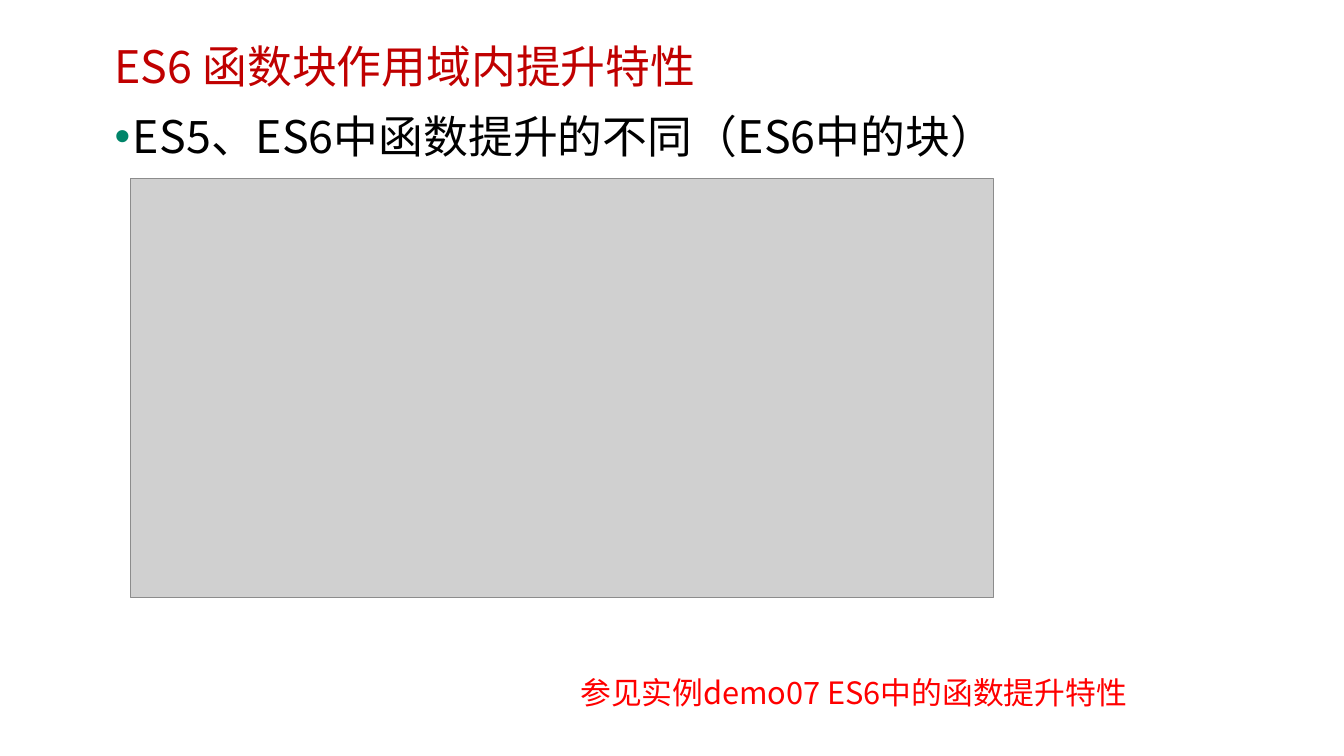
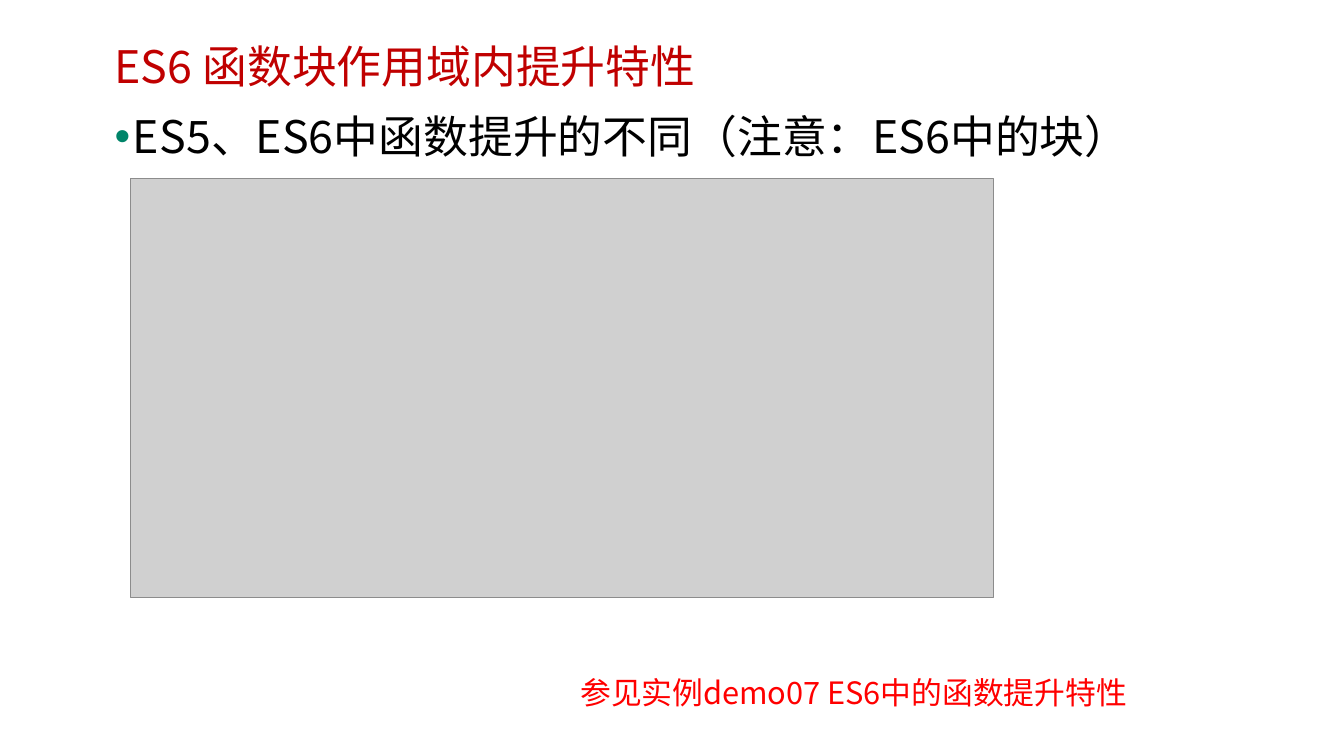
Before and after one commit to edu2act/course-javascript-advanced, a slide deck: slide 14 of 课程PPT/13.ECMAScript 6 一.pptx (slide 13 before the commit). Drawn at 1344x756 pixels with LibreOffice and Linux fonts; fonts in the diff are those of the drawing; grey boxes stand for pictures; background and template pictures are left out. Boxes give left, top, right and bottom in pixels: in the first picture for what was removed or moved away, otherwise in the second. Text is boxed around its words. In the diff, an @@ line names an element or a change of style, - is before the commit and + after.

```diff
--- a/课程PPT/13.ECMAScript 6 一.pptx
+++ b/课程PPT/13.ECMAScript 6 一.pptx
@@ text at <box>133,114,1130,157</box>: text changed @@
-• ES5、ES6中函数提升的不同（ES6中的块）
+• ES5、ES6中函数提升的不同（注意：ES6中的块）
```
Also in this commit, not shown: 8 other slides changed, 2 slides added, 11 other files.
